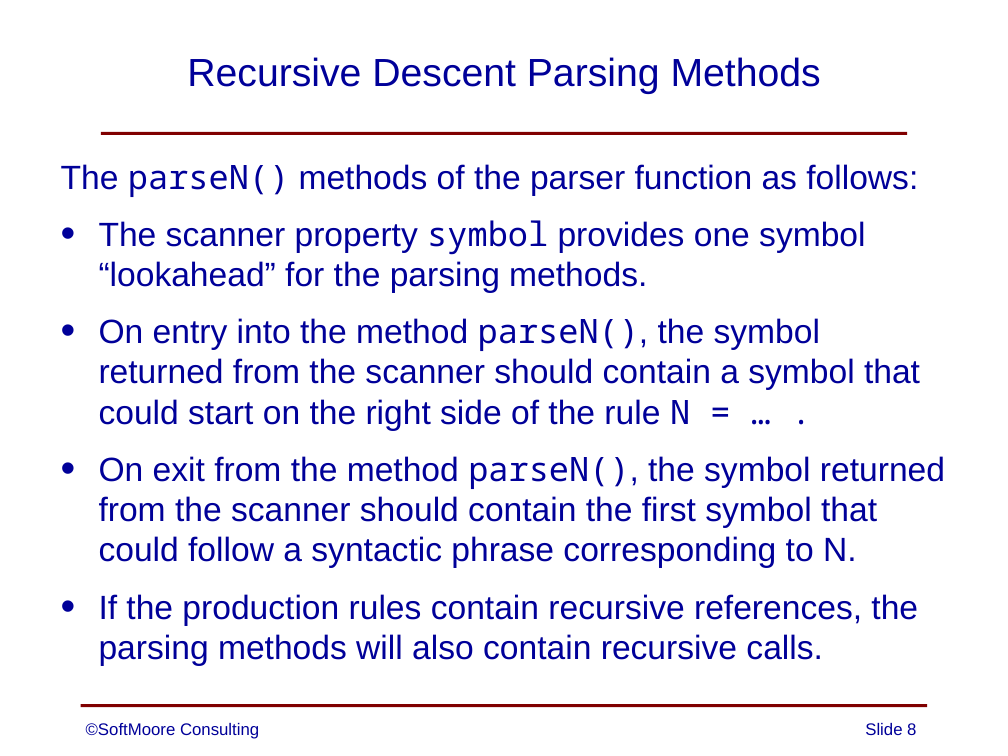
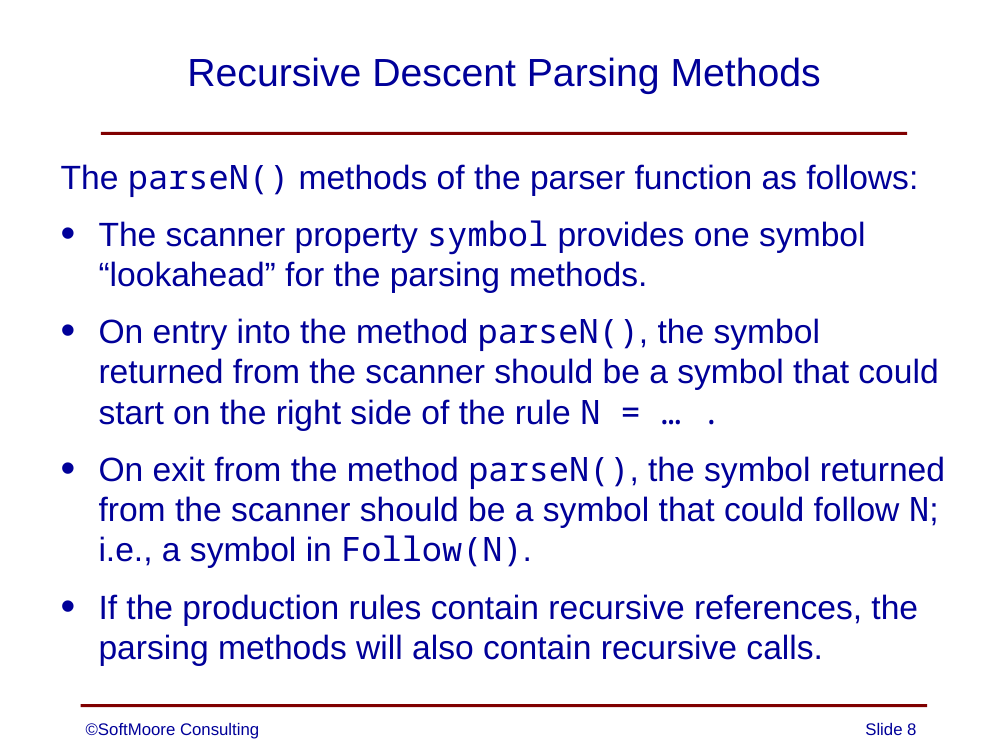
Before and after one commit to SoftMoore/CPRL-Kt, a slide deck: slide 8 of PowerPoint Slides/06 - Syntax Analysis.pptx. Drawn at 1008x756 pixels with LibreOffice and Linux fonts; fonts in the diff are those of the drawing. Boxes give left, top, right and bottom in pixels: in the first picture for what was removed or moved away, otherwise in the second. Text is boxed around its words. In the diff, an @@ line names an element or a change of style, - is before the commit and + after.

Commit message:
minor updates to one slide

```diff
--- a/PowerPoint Slides/06 - Syntax Analysis.pptx
+++ b/PowerPoint Slides/06 - Syntax Analysis.pptx
@@ text at [99, 318, 945, 568]: text changed @@
-• On entry into the method parseN(), the symbol returned from the scanner should contain a symbol that could start on the right side of the rule N = … .
-• On exit from the method parseN(), the symbol returned from the scanner should contain the first symbol that could follow a syntactic phrase corresponding to N.
+• On entry into the method parseN(), the symbol returned from the scanner should be a symbol that could start on the right side of the rule N = … .
+• On exit from the method parseN(), the symbol returned from the scanner should be a symbol that could follow N; i.e., a symbol in Follow(N).
```
